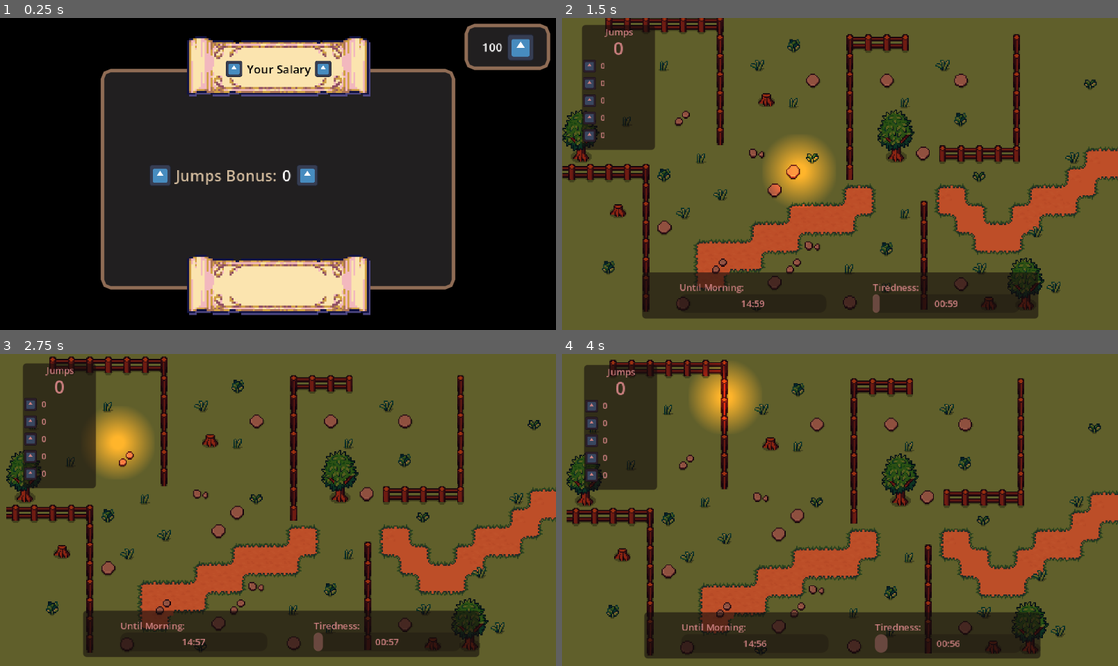
Above: before the commit, frames 1-4 (two rows, left to right).
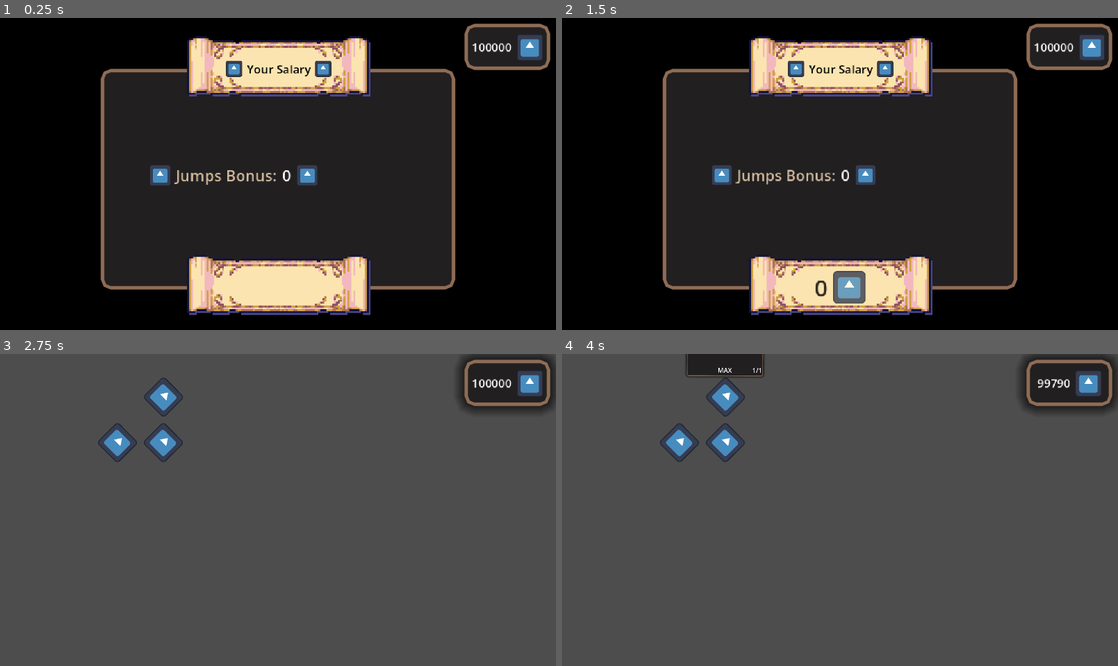
Above: after the commit, the same moments.

Repository: kandlash/Count-The-Sheep
Game: Godot game, scene res://scenes/money_count.tscn
Same seed, same stepped clock (60 frames per second), same inputs: the game is played once before the commit and once after it. This scene is started directly instead of the project's main scene. The engine's default icon, where the game draws it, is replaced by a stand-in: a white triangle on a blue panel in a dark square. Sound files missing from this copy of the repository are replaced by a short silence.
Inputs (mouse positions are in pixels of both pictures, inside the frame that each line leads up to):
- Up to frame 1 (0.25 s): no input
- Up to frame 2 (1.5 s): tap Enter (ui_accept) at 0.5, 0.6, 0.77, 1.07 s; move the mouse to (962, 158) at 0.52 s; click (962, 158) at 0.67 s; drag from (728, 189) to (1012, 99) at 1.27 s
- Up to frame 3 (2.75 s): click (116, 441) at 2.02 s
- Up to frame 4 (4 s): click (723, 441) at 2.77 s; click (723, 397) at 3.52 s

The runs differ from the first frame. In frame 1, 0.5% of the frame differs, in the area x 84-98%, y 5-14%; in frame 2, 97%; in frame 3, 100%, in the area x 0-100%, y 0-100%; in frame 4, 100%.
Error after the commit: Cannot call method 'change_scene_to_file' on a null value. (res://scripts/money_count.gd:47)

Commit message:
something

Diff:
--- a/scenes/upgrade_node.tscn
+++ b/scenes/upgrade_node.tscn
@@ -32,7 +32,7 @@
 [sub_resource type="LabelSettings" id="LabelSettings_5d8m8"]
 font_size = 28
 
-[node name="Button" type="TextureButton" unique_id=1815895742]
+[node name="UpgradeButton" type="TextureButton" unique_id=1815895742]
 offset_right = 128.0
 offset_bottom = 128.0
 rotation = 0.78689164
--- a/scenes/upgrade_shop.tscn
+++ b/scenes/upgrade_shop.tscn
@@ -61,24 +61,45 @@
 
 [node name="UpgradeNode4" parent="GraphRoot" unique_id=1212946822 instance=ExtResource("1_v8ny2")]
 offset_left = 706.0
-offset_top = 5.9999847
+offset_top = 96.000015
 offset_right = 834.0
-offset_bottom = 133.99998
+offset_bottom = 224.00002
 upgrade_id = "lucky_1"
 
 [node name="UpgradeNode5" parent="GraphRoot" unique_id=1611075887 instance=ExtResource("1_v8ny2")]
 offset_left = 706.0
-offset_top = -230.0
+offset_top = -108.000015
 offset_right = 834.0
-offset_bottom = -102.0
+offset_bottom = 19.999985
 upgrade_id = "lucky_2"
 
 [node name="UpgradeNode6" parent="GraphRoot" unique_id=1715093704 instance=ExtResource("1_v8ny2")]
 offset_left = 706.0
-offset_top = -444.0
+offset_top = -285.99997
 offset_right = 834.0
-offset_bottom = -316.0
+offset_bottom = -157.99997
 upgrade_id = "lucky_3"
+
+[node name="UpgradeButton" parent="GraphRoot" unique_id=1815895742 instance=ExtResource("1_v8ny2")]
+offset_left = 507.0
+offset_top = 293.0
+offset_right = 635.0
+offset_bottom = 421.0
+upgrade_id = "speedy_sheep_1"
+
+[node name="UpgradeButton2" parent="GraphRoot" unique_id=453049788 instance=ExtResource("1_v8ny2")]
+offset_left = 319.00003
+offset_top = 293.0
+offset_right = 447.00003
+offset_bottom = 421.0
+upgrade_id = "speedy_sheep_2"
+
+[node name="UpgradeButton3" parent="GraphRoot" unique_id=1049936712 instance=ExtResource("1_v8ny2")]
+offset_left = 138.0
+offset_top = 293.0
+offset_right = 266.0
+offset_bottom = 421.0
+upgrade_id = "speedy_sheep_3"
 
 [node name="UpgradeLine" parent="GraphRoot" unique_id=793715728 instance=ExtResource("3_mfja5")]
 default_color = Color(1, 0, 0, 1)
--- a/scripts/G.gd
+++ b/scripts/G.gd
@@ -3,8 +3,8 @@
 var tired_points :=  0.0
 var jumps_count := 0
 
-var max_tired_points := 60.0
-var money := 100
+var max_tired_points := 30.0
+var money := 100000
 
 var jump_power := 1.0
 var income_multiplier := 1.0
--- a/scripts/money_count.gd
+++ b/scripts/money_count.gd
@@ -42,6 +42,8 @@
 
 func _process(delta: float) -> void:
 	if Input.is_action_just_pressed("ui_accept"):
+		Transition.transition()
+		await Transition.on_transition_finished
 		get_tree().change_scene_to_file("res://scenes/upgrade_shop.tscn")
 
 
--- a/scripts/sheep_generator.gd
+++ b/scripts/sheep_generator.gd
@@ -20,7 +20,7 @@
 	add_child(timer)
 	timer.timeout.connect(_spawn_sheep)
 
-	_start_timer()
+	_start_timer(3.0, 5.0)
 
 func _start_timer(sdmin: float = spawn_delay_min, sdmax: float = spawn_delay_max):
 	timer.wait_time = randf_range(sdmin, sdmax)
--- a/scripts/upgrades/upgrade_data.gd
+++ b/scripts/upgrades/upgrade_data.gd
@@ -77,4 +77,44 @@
 		]
 	},
 
+	"speedy_sheep_1": {
+		"name": "Скорость I",
+		"max_level": 3,
+		"cost": [50, 100, 150],
+		"parents": [],
+		"next": ["speedy_sheep_2"],
+
+		"effects": [
+			[{ "type": "percent", "value": 5.0 }],
+			[{ "type": "percent", "value": 5.0 }],
+			[{ "type": "percent", "value": 5.0 }]
+		]
+	},
+	"speedy_sheep_2": {
+		"name": "Скорость II",
+		"max_level": 3,
+		"cost": [300, 400, 500],
+		"parents": ["speedy_sheep_1"],
+		"next": ["speedy_sheep_2"],
+
+		"effects": [
+			[{ "type": "percent", "value": 5.0 }],
+			[{ "type": "percent", "value": 5.0 }],
+			[{ "type": "percent", "value": 5.0 }]
+		]
+	},
+	"speedy_sheep_3": {
+		"name": "Скорость III",
+		"max_level": 3,
+		"cost": [800, 1200, 1500],
+		"parents": ["speedy_sheep_2"],
+		"next": [],
+
+		"effects": [
+			[{ "type": "percent", "value": 5.0 }],
+			[{ "type": "percent", "value": 10.0 }],
+			[{ "type": "percent", "value": 15.0 }]
+		]
+	},
+
 	}
--- a/scripts/upgrades/upgrade_node.gd
+++ b/scripts/upgrades/upgrade_node.gd
@@ -32,7 +32,7 @@
 		upgrade_info.visible = Engine.is_editor_hint()
 
 # --------------------------------------------------
-# SAFE NODE INIT (ВАЖНО ДЛЯ @tool)
+# SAFE NODE INIT
 # --------------------------------------------------
 
 func _ensure_nodes():
@@ -64,13 +64,11 @@
 # --------------------------------------------------
 
 func _update():
-	# защита от раннего вызова
 	if not is_inside_tree():
 		return
 
 	_ensure_nodes()
 
-	# если UI ещё не готов — выходим
 	if upgrade_name == null:
 		return
 
@@ -82,7 +80,7 @@
 		return
 
 	# -------------------------
-	# EDITOR MODE
+	# EDITOR MODE (без локализации)
 	# -------------------------
 	if Engine.is_editor_hint():
 		upgrade_name.text = data.get("name", "NoName")
@@ -112,8 +110,14 @@
 	upgrade_level.text = "%d/%d" % [lvl, data["max_level"]]
 
 	if lvl - 1 < data["cost"].size():
-		cost_label.text = str(data["cost"][lvl - 1])
+		if lvl == data["max_level"]:
+			cost_label.text = str(data["cost"][lvl-1])
+		else:
+			cost_label.text = str(data["cost"][lvl])
 	else:
+		cost_label.text = "MAX"
+
+	if lvl == data["max_level"]:
 		cost_label.text = "MAX"
 
 	disabled = !manager.can_buy(upgrade_id)
--- a/scripts/upgrades/upgrade_shop_main.gd
+++ b/scripts/upgrades/upgrade_shop_main.gd
@@ -16,7 +16,7 @@
 	content.scale = Vector2.ONE * zoom
 
 
-
+func process(delta: float):
 	if Input.is_action_just_pressed("ui_accept"):
 		get_tree().change_scene_to_file("res://scenes/world.tscn")
 
